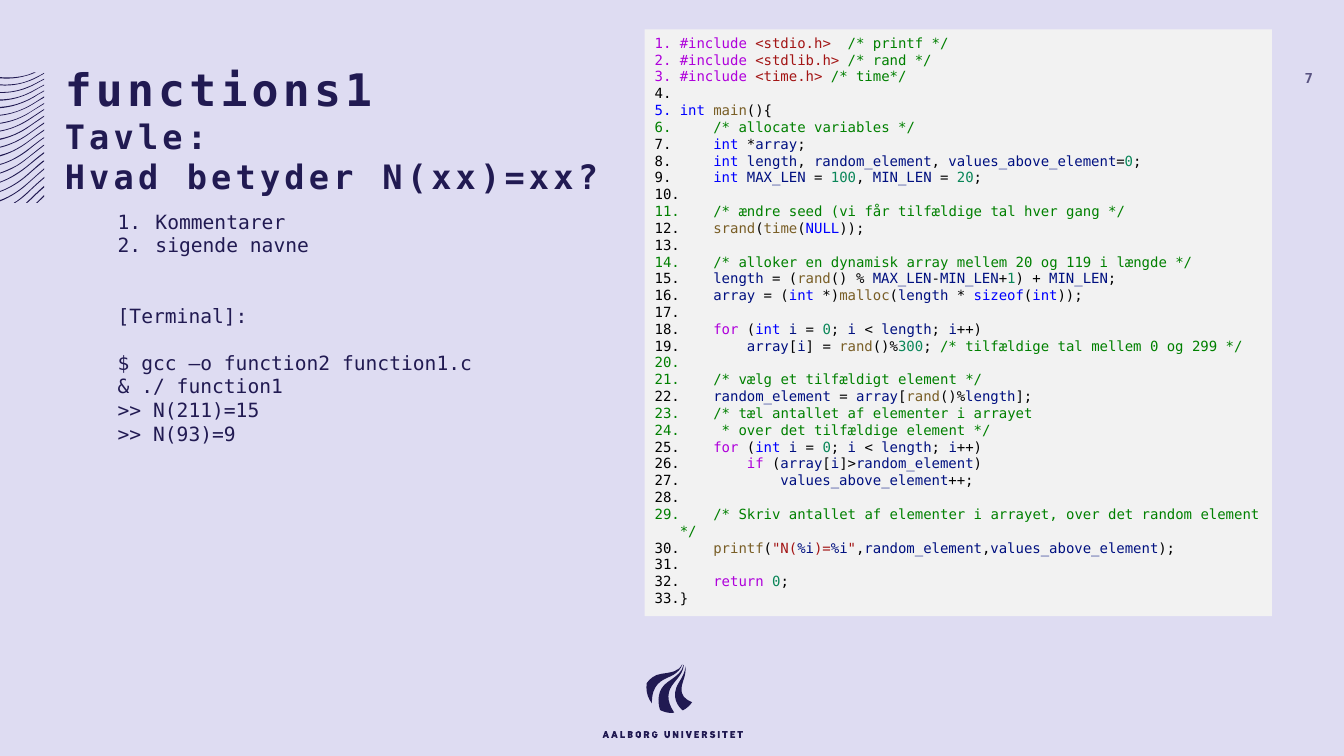
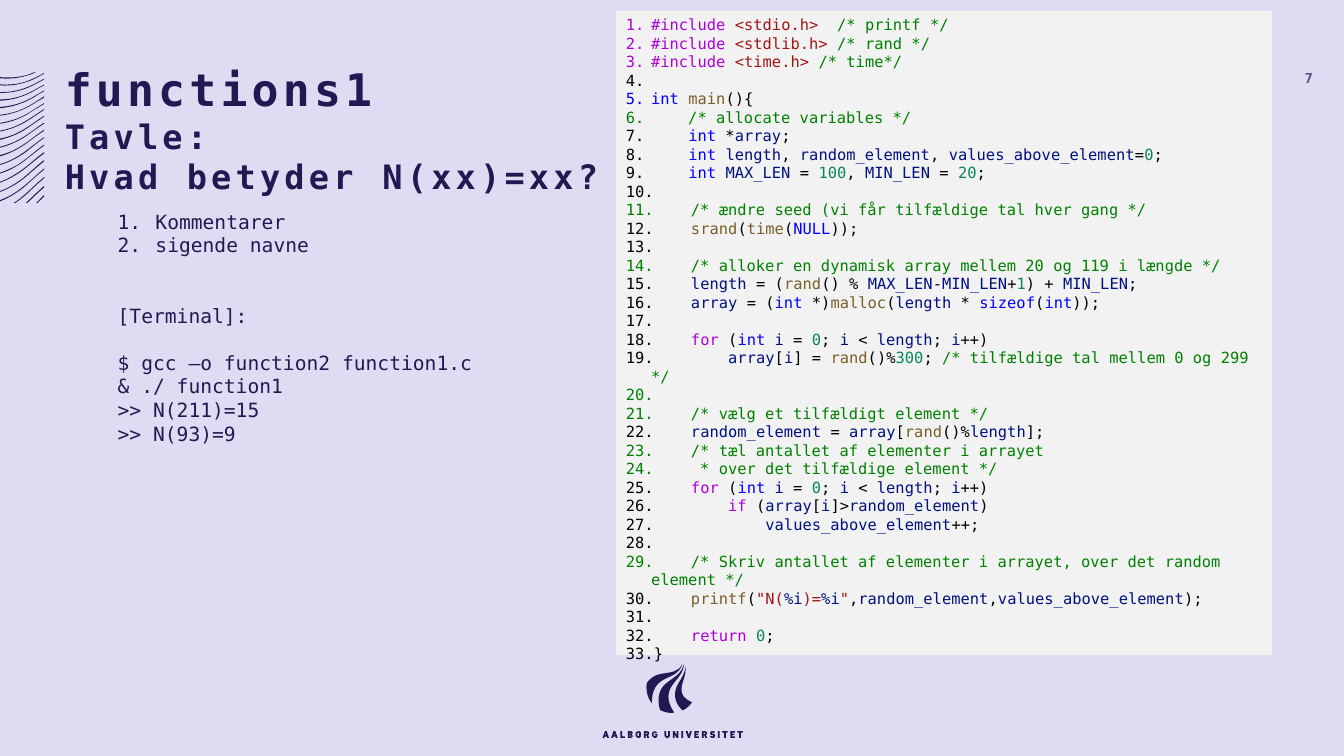
Before and after one commit to AAU-ST1-Programming/functions, a slide deck: slide 7 of functions.pptx. Drawn at 1344x756 pixels with LibreOffice and Linux fonts; fonts in the diff are those of the drawing. Boxes give left, top, right and bottom in pixels: in the first picture for what was removed or moved away, otherwise in the second. Text is boxed around its words. In the diff, an @@ line names an element or a change of style, - is before the commit and + after.

```diff
--- a/functions.pptx
+++ b/functions.pptx
@@ rectangle "#include <stdio.h> /* printf */" resized from (x1=645, y1=29, x2=1272, y2=616) to (x1=616, y1=11, x2=1272, y2=656) @@
@@ rectangle "#include <stdio.h> /* printf */" at (x1=616, y1=11, x2=1272, y2=656): size 10 to 11 pt @@
```
Also in this commit, not shown: 8 other slides changed.
